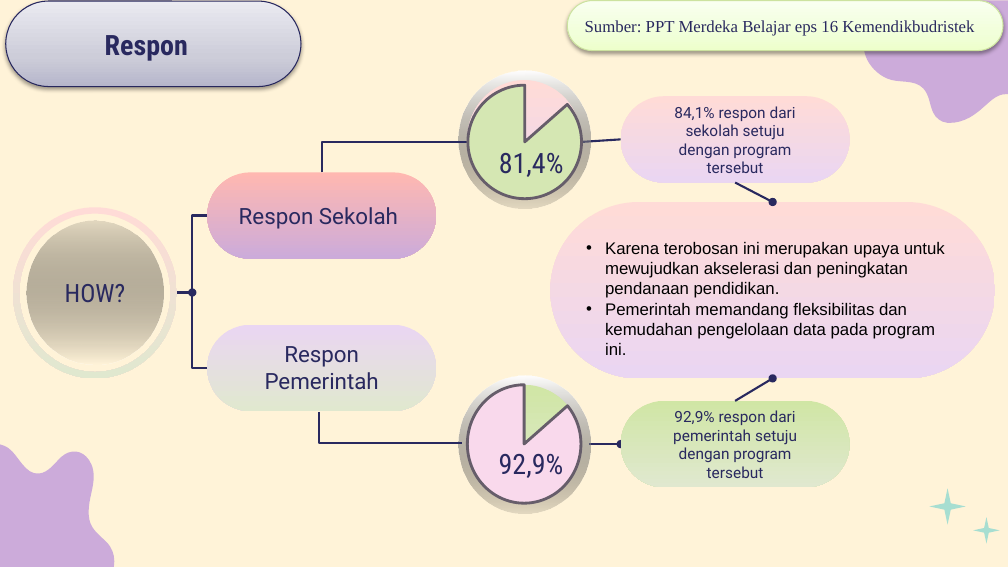
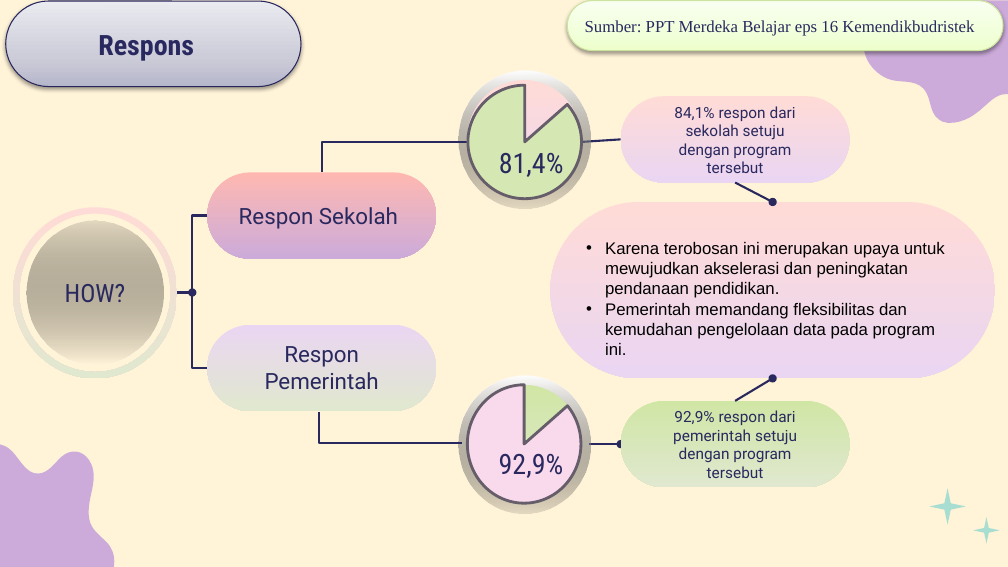
Before and after one commit to KII11/kii11.github.io, a slide deck: slide 7 of akselerasi.pptx. Drawn at 1008x567 pixels with LibreOffice and Linux fonts; fonts in the diff are those of the drawing. Boxes give left, top, right and bottom in pixels: in the first picture for what was removed or moved away, otherwise in the second. Text is boxed around its words. In the diff, an @@ line names an element or a change of style, - is before the commit and + after.

```diff
--- a/akselerasi.pptx
+++ b/akselerasi.pptx
@@ text at [98, 35, 194, 61]: text changed @@
-Respon
+Respons
```
Also in this commit, not shown: 1 other slide changed.
